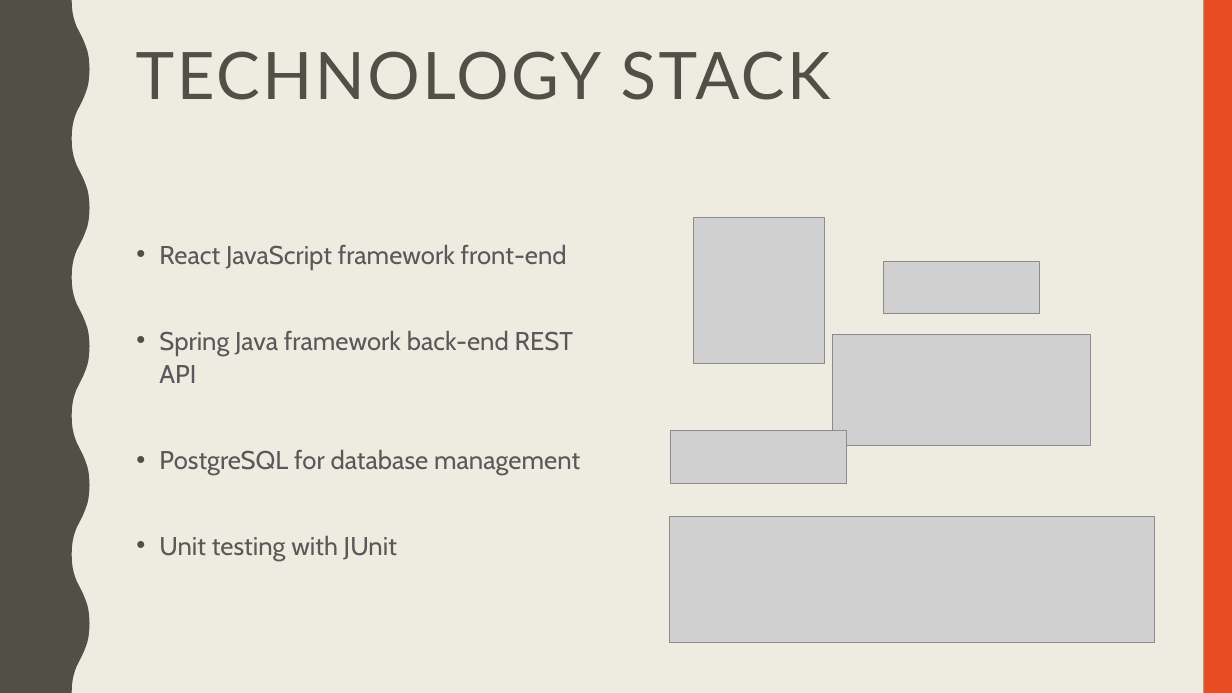
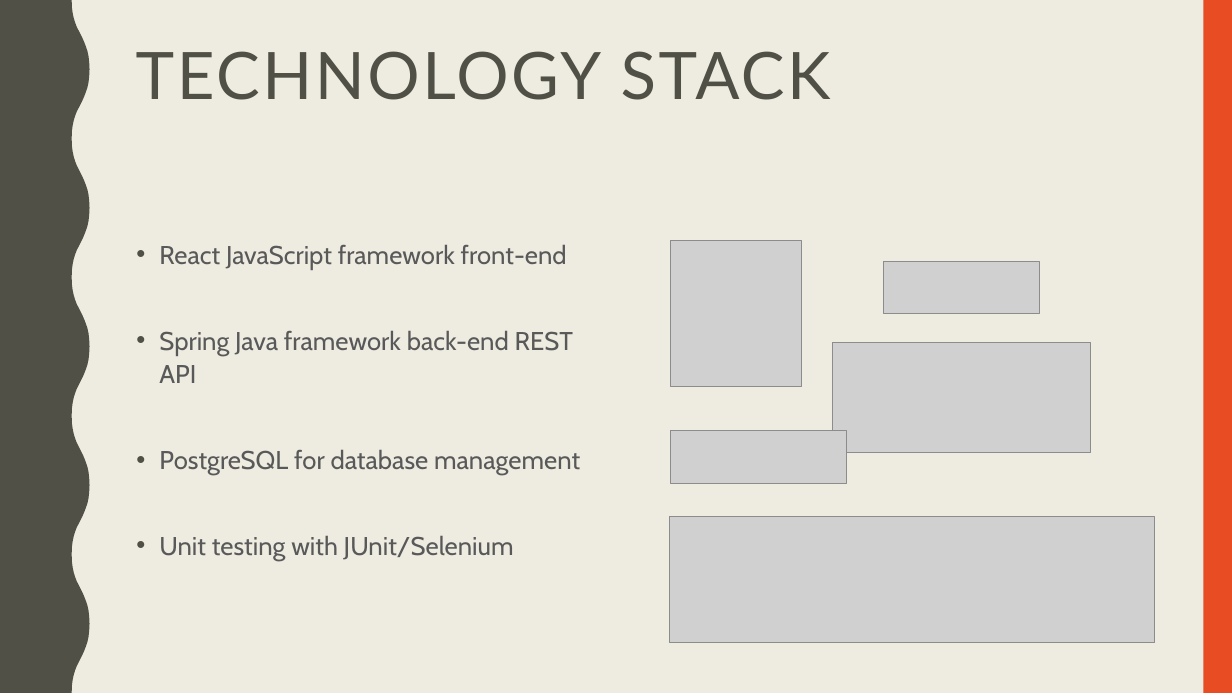
Before and after one commit to magabrin/cs1530-Rate-My-Slumlord, a slide deck: slide 3 of RateMySlumlord-FinalDemo.pptx. Drawn at 1232x693 pixels with LibreOffice and Linux fonts; fonts in the diff are those of the drawing; grey boxes stand for pictures. Boxes give left, top, right and bottom in pixels: in the first picture for what was removed or moved away, otherwise in the second. Text is boxed around its words. In the diff, an @@ line names an element or a change of style, - is before the commit and + after.

```diff
--- a/RateMySlumlord-FinalDemo.pptx
+++ b/RateMySlumlord-FinalDemo.pptx
@@ picture: place and size @@
-picture at [693, 217, 824, 363]
+picture at [671, 240, 802, 386]
@@ picture: place and size @@
-picture at [833, 335, 1091, 445]
+picture at [833, 342, 1091, 453]
@@ text at [159, 536, 514, 561]: text changed @@
-• Unit testing with JUnit
+• Unit testing with JUnit/Selenium
```
Also in this commit, not shown: 2 other slides changed.
